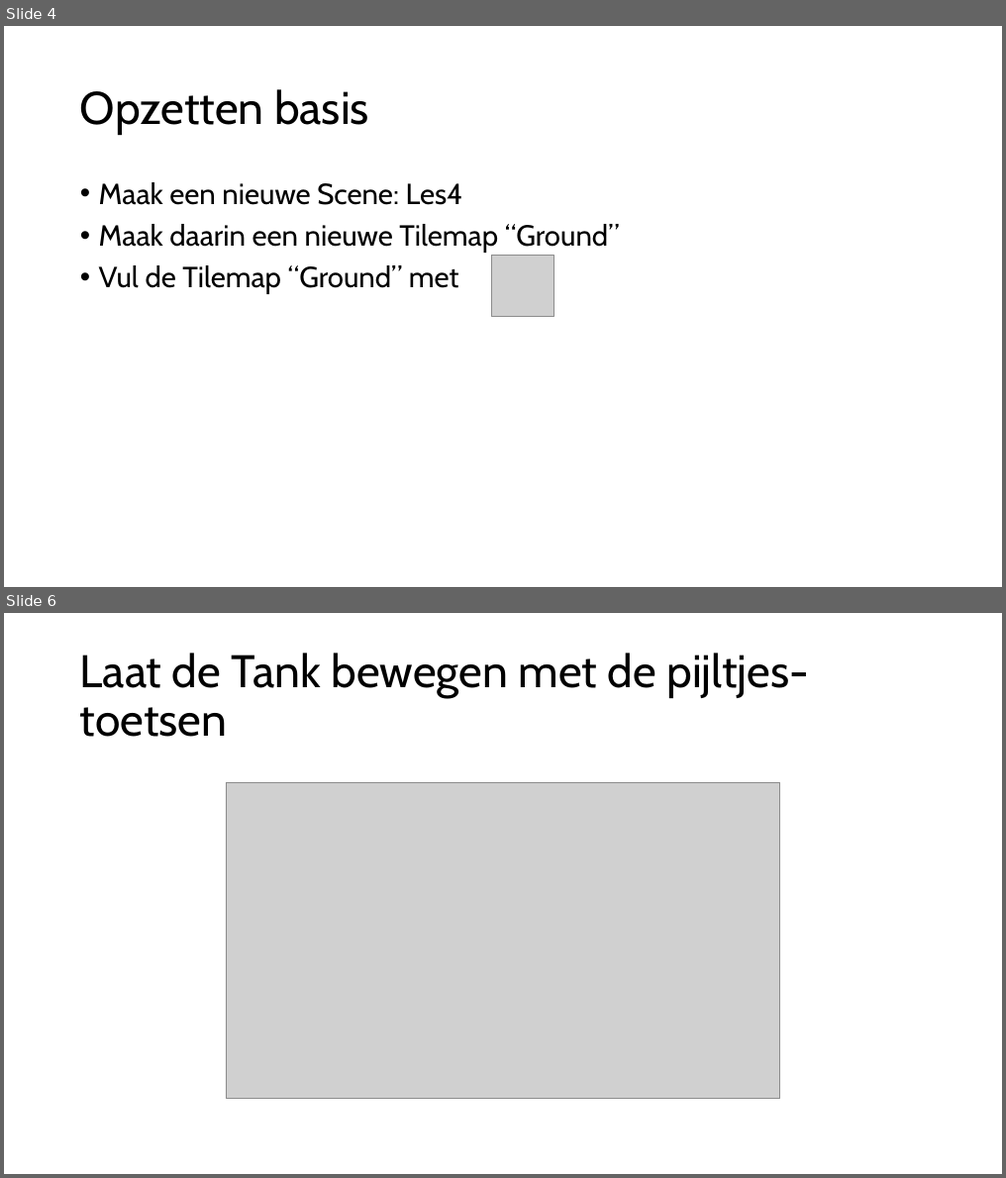
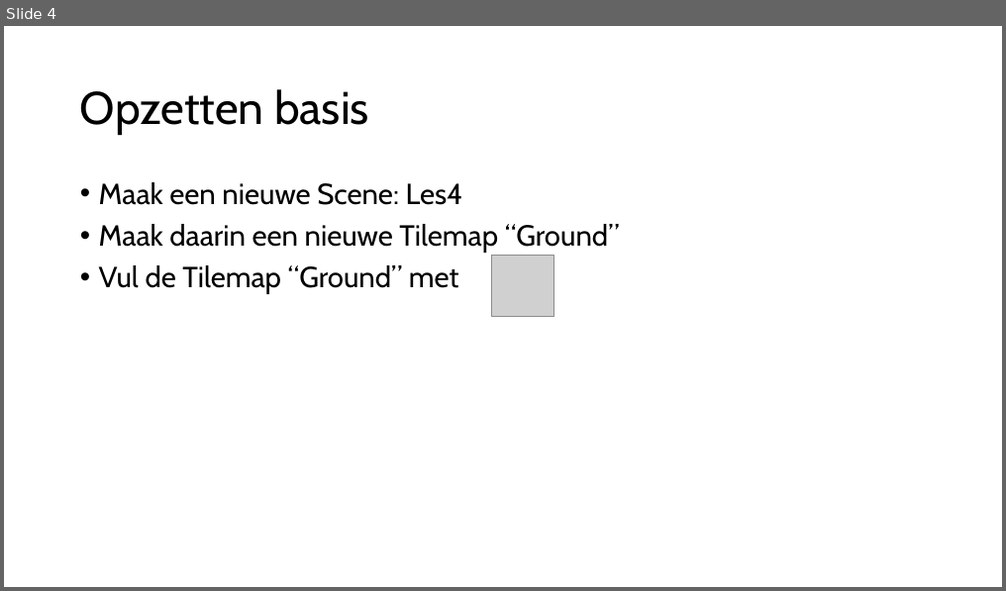
Before and after one commit to djsjollema/lessen-gamedevelopment, a slide deck: M4/GDV_2D_Gym/les4/m4-gym2d-les4.pptx. Shown one above the other, each under a label of ours: slides 4 and 6 before the commit, slide 4 after it; the slides between them are not shown. The pictures are 1006x1178 and 1006x591 pixels, drawn with LibreOffice and Linux fonts; fonts in the diff are those of the drawing; grey boxes stand for pictures. Boxes give left, top, right and bottom in pixels: in the first picture for what was removed or moved away, otherwise in the second. Text is boxed around its words. In the diff, an @@ line names an element or a change of style, - is before the commit and + after.

```diff
--- a/M4/GDV_2D_Gym/les4/m4-gym2d-les4.pptx
+++ b/M4/GDV_2D_Gym/les4/m4-gym2d-les4.pptx
@@ slide 6 removed at (4,613,1002,1174), background #FFFFFF @@
@@ title removed at (80,653,809,737) @@
-Laat de Tank bewegen met de pijltjes-toetsen
@@ picture removed at (226,782,780,1099) @@
```
Also in this commit, not shown: 1 slide changed, 1 slide added, 3 other files.
